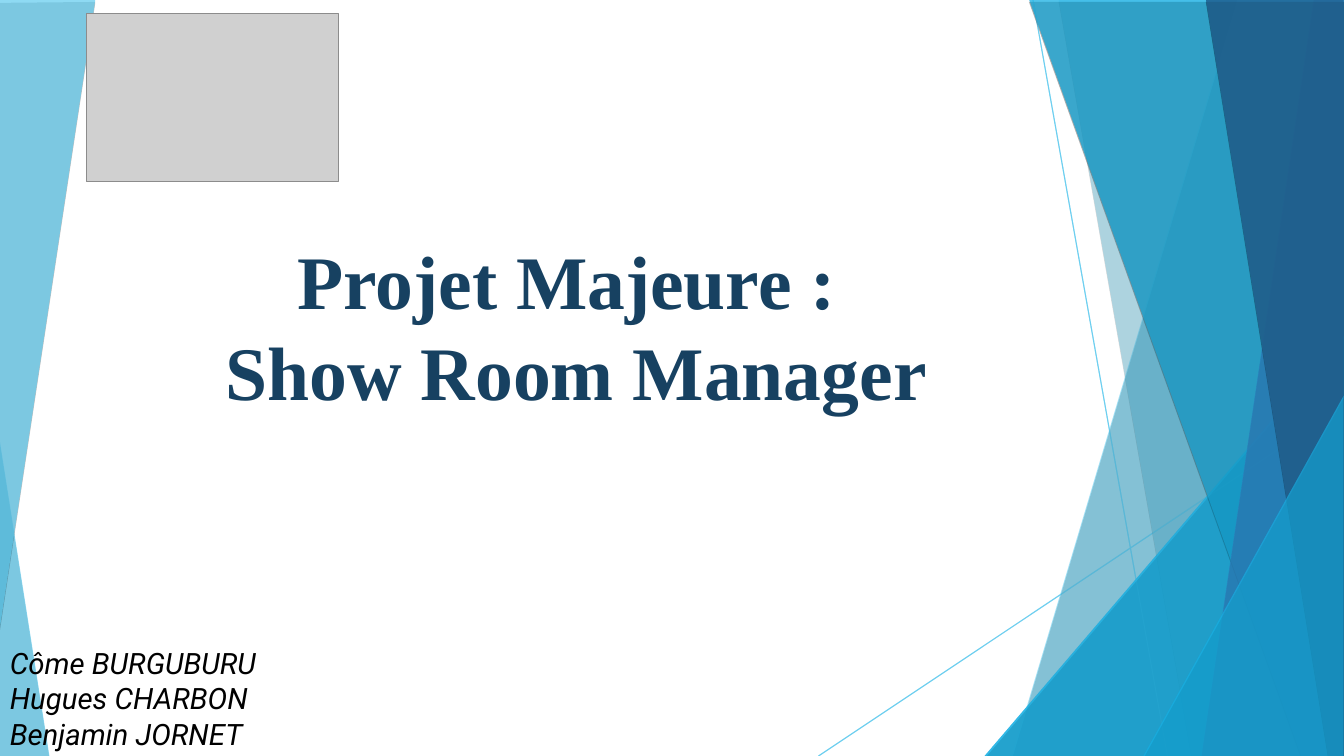
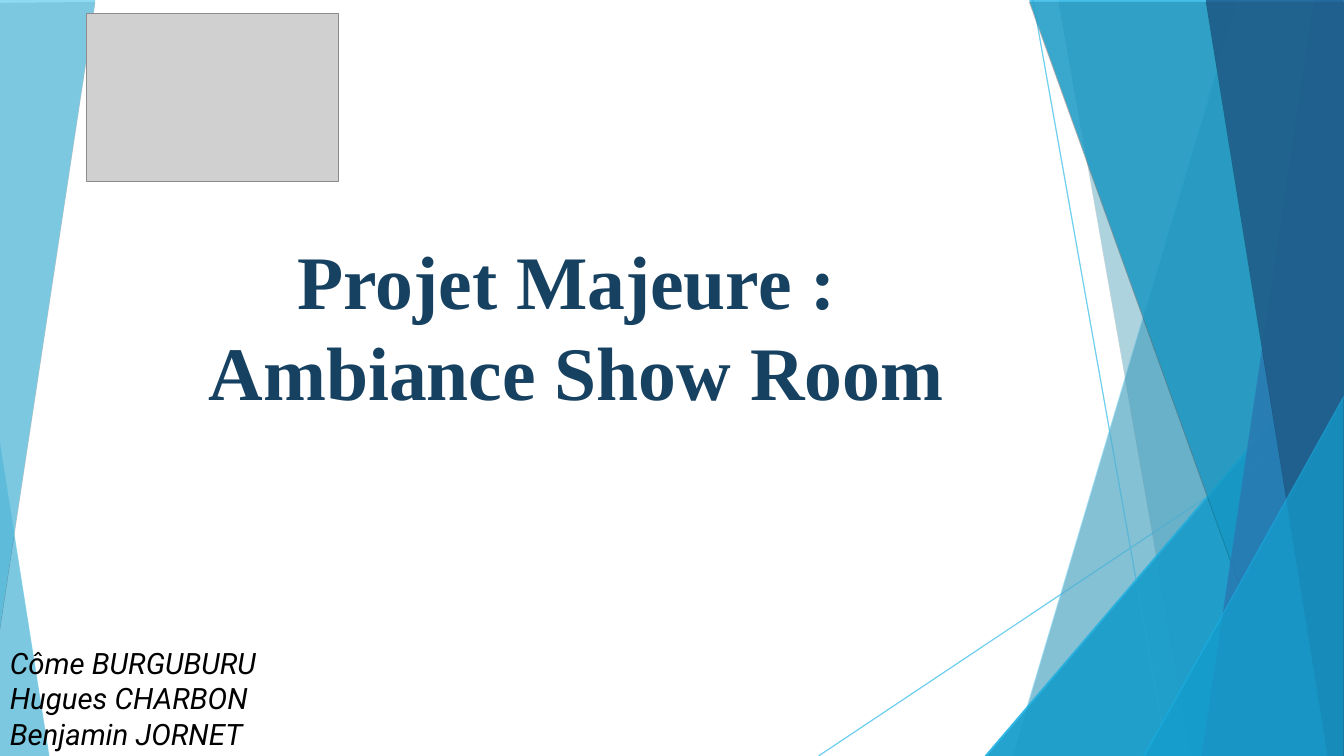
Before and after one commit to ComeBurguburu/AmbianceShowRoom, a slide deck: slide 1 of docs/Presentation orale.odp. Drawn at 1344x756 pixels with LibreOffice and Linux fonts; fonts in the diff are those of the drawing; grey boxes stand for pictures. Boxes give left, top, right and bottom in pixels: in the first picture for what was removed or moved away, otherwise in the second. Text is boxed around its words. In the diff, an @@ line names an element or a change of style, - is before the commit and + after.

```diff
--- a/docs/Presentation orale.odp
+++ b/docs/Presentation orale.odp
@@ title at [209, 256, 943, 401]: text changed @@
-Projet Majeure :
-Show Room Manager
+Projet Majeure :
+Ambiance Show Room
```
Also in this commit, not shown: 13 other slides changed, 3 other files.
